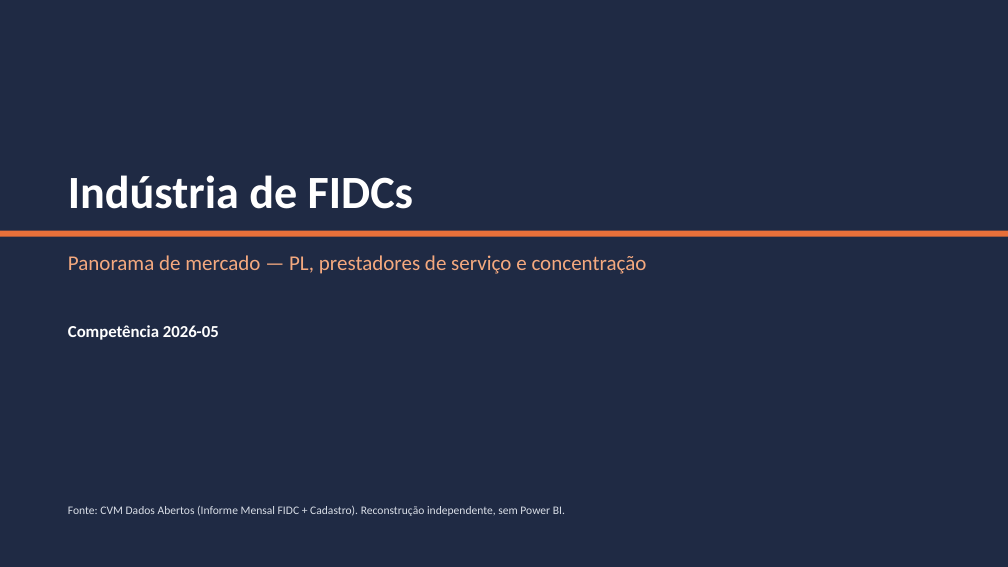
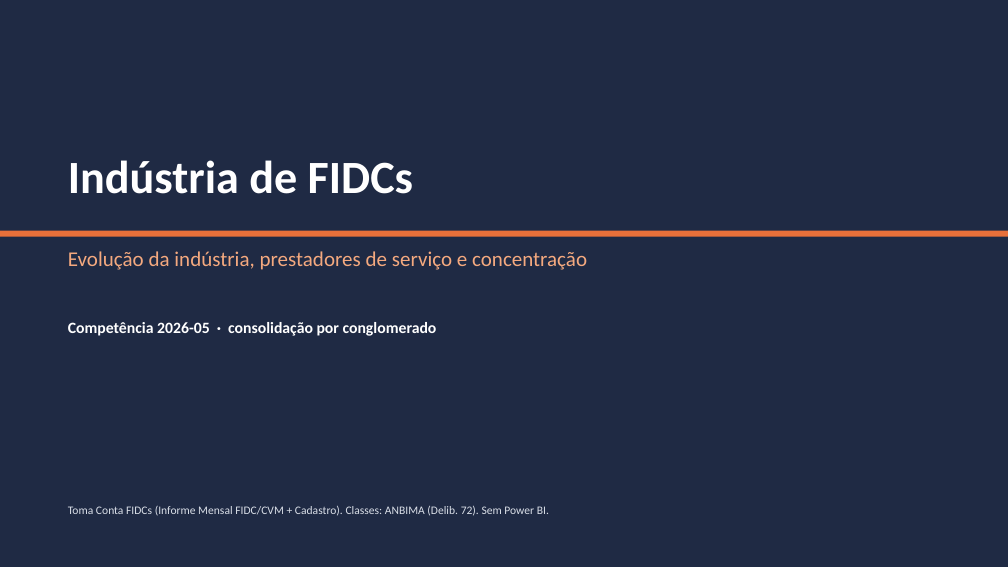
Before and after one commit to abalroar/fidc, a slide deck: slide 1 of outputs/Industria_FIDC_2026-05.pptx. Drawn at 1008x567 pixels with LibreOffice and Linux fonts; fonts in the diff are those of the drawing. Boxes give left, top, right and bottom in pixels: in the first picture for what was removed or moved away, otherwise in the second. Text is boxed around its words. In the diff, an @@ line names an element or a change of style, - is before the commit and + after.

```diff
--- a/outputs/Industria_FIDC_2026-05.pptx
+++ b/outputs/Industria_FIDC_2026-05.pptx
@@ text "Indústria de FIDCs": place and size @@
-text "Indústria de FIDCs" at bbox=[68, 175, 413, 209]
+text "Indústria de FIDCs" at bbox=[68, 160, 413, 194]
@@ text at bbox=[68, 251, 587, 270]: text changed @@
-Panorama de mercado — PL, prestadores de serviço e concentração
+Evolução da indústria, prestadores de serviço e concentração
@@ text at bbox=[68, 322, 437, 336]: text changed; size 16 to 15 pt @@
-Competência 2026-05
+Competência 2026-05 · consolidação por conglomerado
@@ text at bbox=[68, 506, 549, 516]: text changed @@
-Fonte: CVM Dados Abertos (Informe Mensal FIDC + Cadastro). Reconstrução independente, sem Power BI.
+Toma Conta FIDCs (Informe Mensal FIDC/CVM + Cadastro). Classes: ANBIMA (Delib. 72). Sem Power BI.
```
Also in this commit, not shown: 5 other slides changed, 9 slides added, 3 slides removed, 5 other files.
